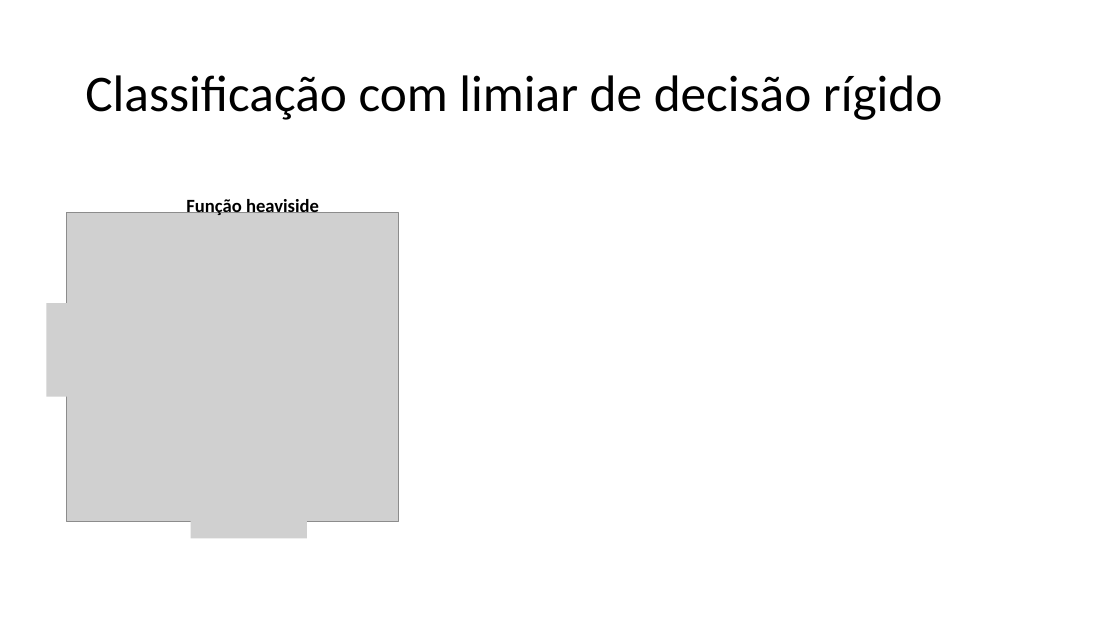
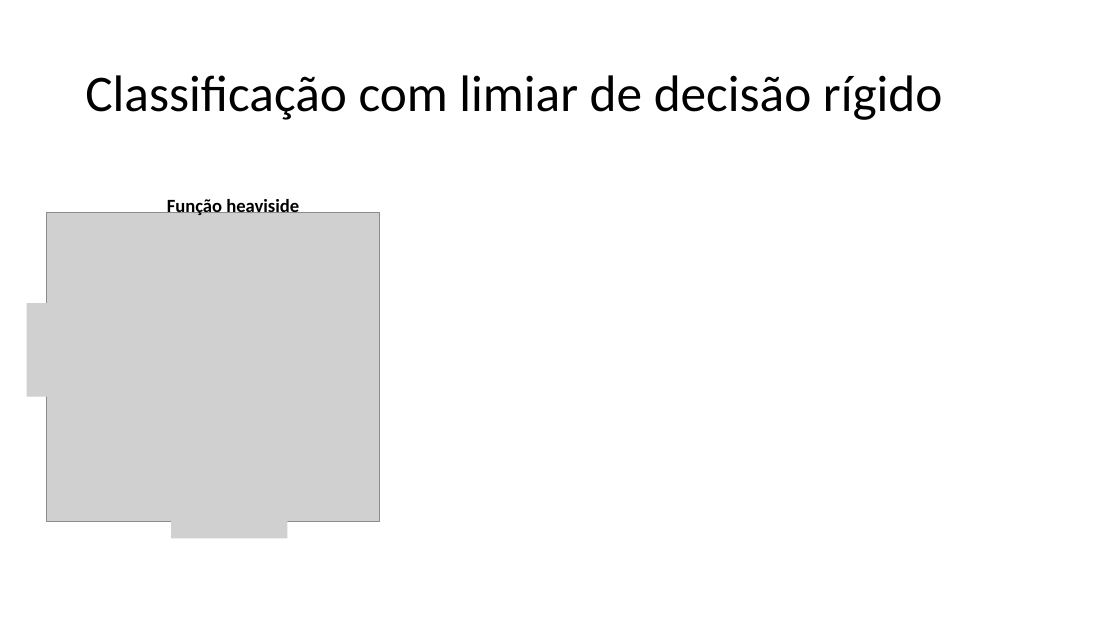
Before and after one commit to zz4fap/t320_aprendizado_de_maquina, a slide deck: slide 14 of slides/T320_Classificação (Parte II).pptx. Drawn at 1120x630 pixels with LibreOffice and Linux fonts; fonts in the diff are those of the drawing; grey boxes stand for pictures. Boxes give left, top, right and bottom in pixels: in the first picture for what was removed or moved away, otherwise in the second. Text is boxed around its words. In the diff, an @@ line names an element or a change of style, - is before the commit and + after.

```diff
--- a/slides/T320_Classificação (Parte II).pptx
+++ b/slides/T320_Classificação (Parte II).pptx
@@ 3 pictures, 1 text: place and size @@
-3 pictures, 1 text at bbox=[47, 197, 399, 539]
+3 pictures, 1 text at bbox=[26, 197, 380, 539]
```
Also in this commit, not shown: 3 other slides changed, 2 slides added, 4 other files.
